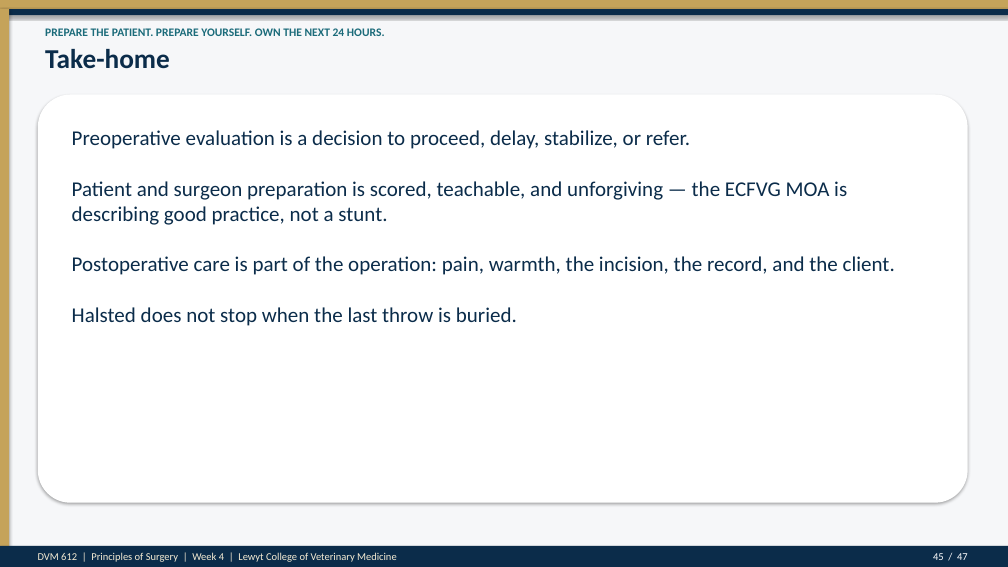
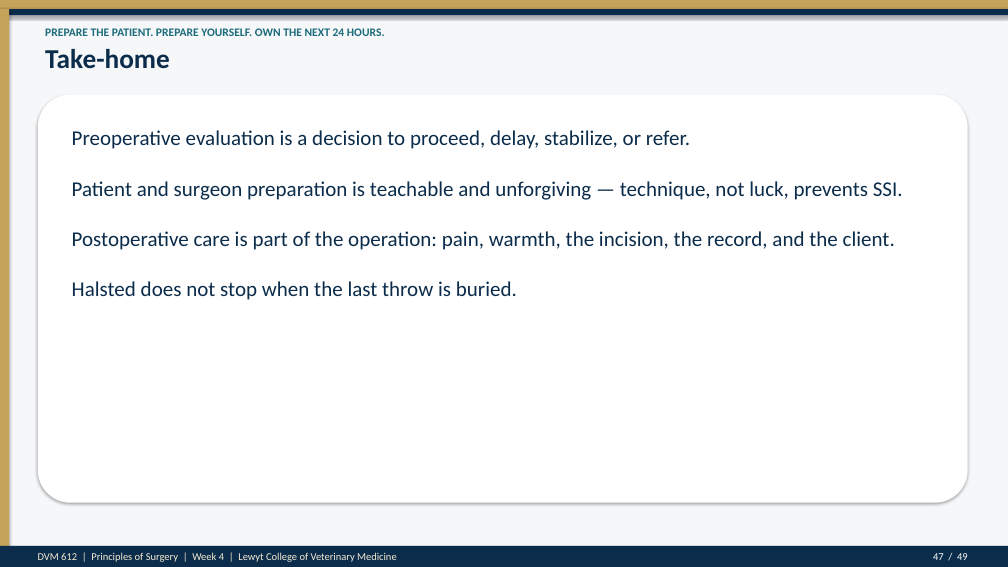
Before and after one commit to drkimvet/happycare, a slide deck: slide 47 of lectures/DVM-612_Week4_Preop_PatientPrep_Postop.pptx (slide 45 before the commit). Drawn at 1008x567 pixels with LibreOffice and Linux fonts; fonts in the diff are those of the drawing. Boxes give left, top, right and bottom in pixels: in the first picture for what was removed or moved away, otherwise in the second. Text is boxed around its words. In the diff, an @@ line names an element or a change of style, - is before the commit and + after.

```diff
--- a/lectures/DVM-612_Week4_Preop_PatientPrep_Postop.pptx
+++ b/lectures/DVM-612_Week4_Preop_PatientPrep_Postop.pptx
@@ text at [72, 130, 903, 300]: text changed @@
-Preoperative evaluation is a decision to proceed, delay, stabilize, or refer.
-Patient and surgeon preparation is scored, teachable, and unforgiving — the ECFVG MOA is describing good practice, not a stunt.
-Postoperative care is part of the operation: pain, warmth, the incision, the record, and the client.
-Halsted does not stop when the last throw is buried.
+Preoperative evaluation is a decision to proceed, delay, stabilize, or refer.
+Patient and surgeon preparation is teachable and unforgiving — technique, not luck, prevents SSI.
+Postoperative care is part of the operation: pain, warmth, the incision, the record, and the client.
+Halsted does not stop when the last throw is buried.
@@ text at [933, 553, 968, 560]: text changed @@
-45 / 47
+47 / 49
```
Also in this commit, not shown: 46 other slides changed, 2 slides added, 2 other files.
